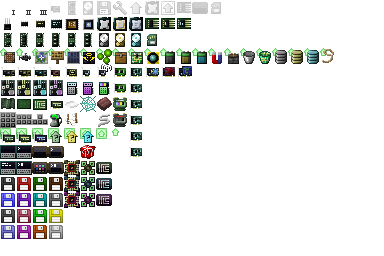
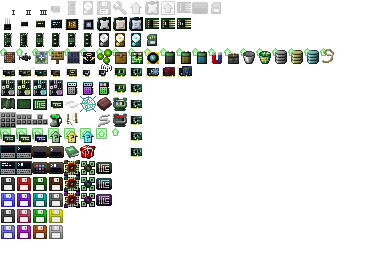
Two versions of the same layered image (384px x 256px). Layer-by-layer changes:
painted on "items" (2nd of 2, in "items") over [left=65, top=146, right=79, bottom=158]
